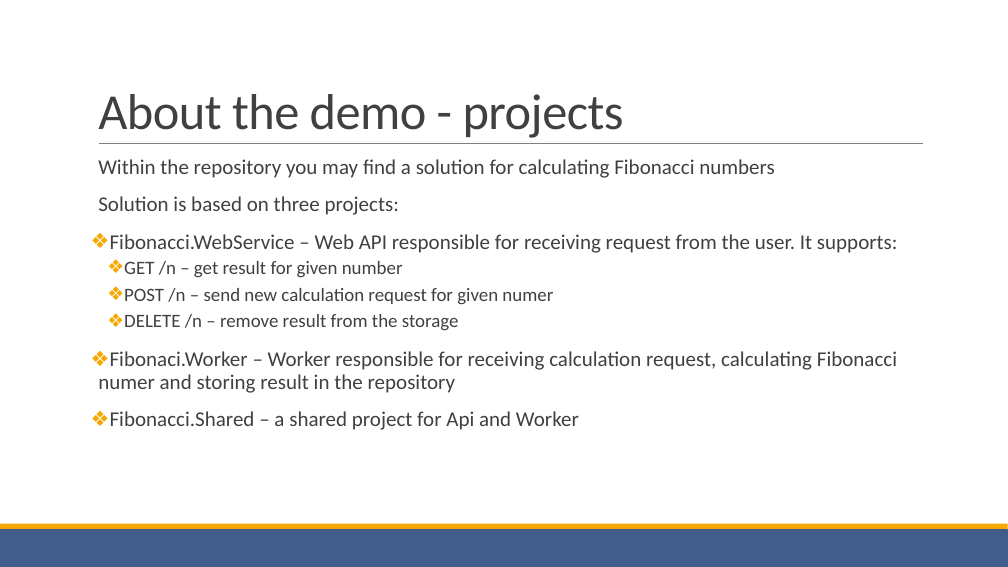
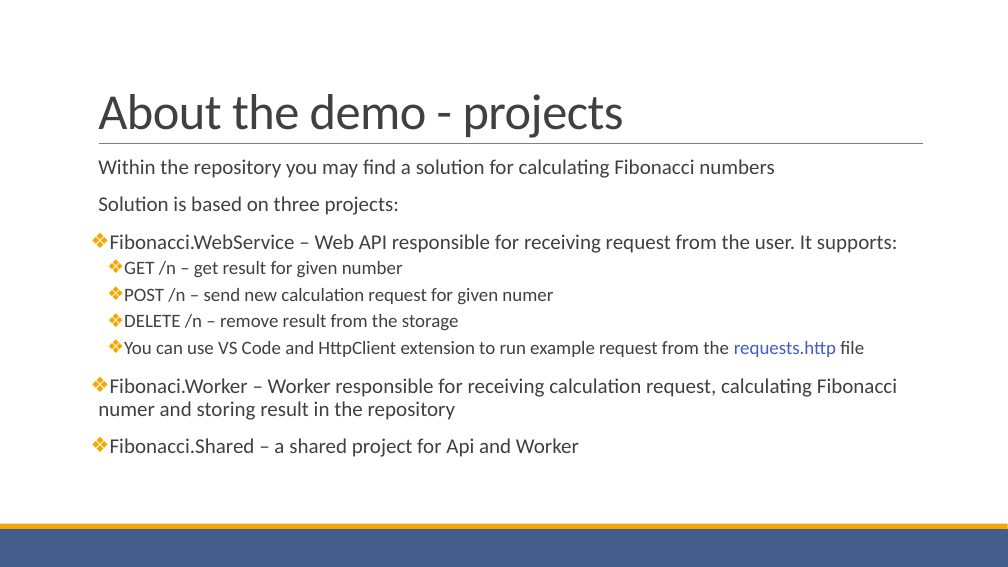
Before and after one commit to lukasz-pyrzyk/opentelemetry-demo, a slide deck: slide 22 of OpenTelemetry.pptx (slide 23 before the commit). Drawn at 1008x567 pixels with LibreOffice and Linux fonts; fonts in the diff are those of the drawing. Boxes give left, top, right and bottom in pixels: in the first picture for what was removed or moved away, otherwise in the second. Text is boxed around its words. In the diff, an @@ line names an element or a change of style, - is before the commit and + after.

```diff
--- a/OpenTelemetry.pptx
+++ b/OpenTelemetry.pptx
@@ text at bbox=[124, 341, 864, 357]: paragraph added @@
+  ❖ You can use VS Code and HttpClient extension to run example request from the requests.http file
```
Also in this commit, not shown: 1 other slide changed.
